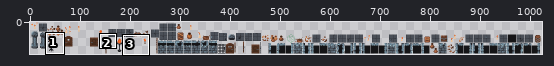
Sprite sheet -- core/src/assets/textures/entities.png. Above: a wide view before the commit, with the close-up outlined.
Close-up. First the earlier version:
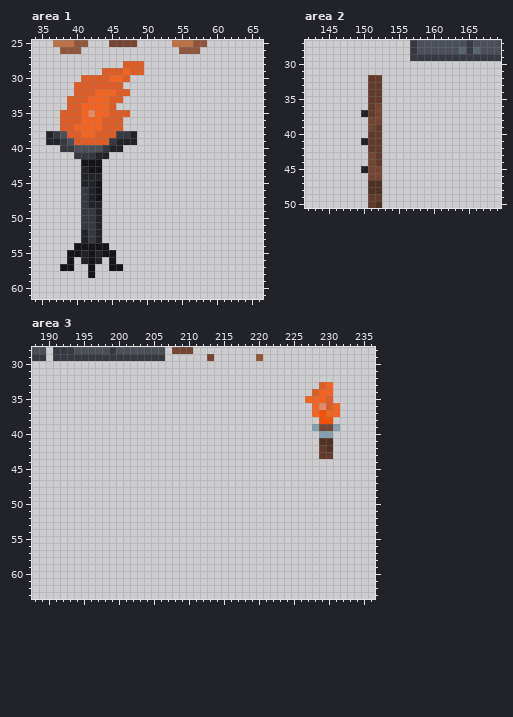
The file is 1024x64 pixels. Colours within 5 levels of each other are drawn and written as one. Shown: area 1: x 34..66, y 25..61; area 2: x 142..169, y 27..50; area 3: x 188..236, y 28..63. The old version is drawn lined up with the new one. The commit also changed other parts of the picture, which this record leaves out.
Once edited:
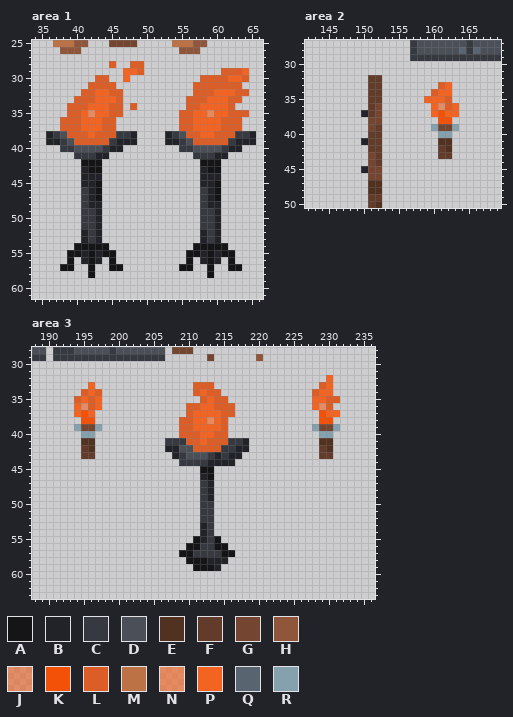
Palette (. is transparent): A #151517  B #222328  C #363940  D #4b5058  E #513120  F #623b2b  G #744632  H #8f563b  J #f3510784  K #f35107  L #dc5e26  M #bd7246  N #f36422a2  P #f36422  Q #586570  R #85a1ad
Change:
drawings rearranged on the sheet (the old picture shows each at its new place)
--- area 1
@@ x 34..66 @@
 27 .................................
-28 .............LLL.................
-29 ..........LLLPLL.................
-30 .......LLLLPPL...................
-31 ......LLLLLLL....................
-32 ......LLLPPPLL...................
-33 .....LLLPPPLL....................
-34 .....LLPPPPL.....................
-35 ....LLLPNPPLLL...................
-36 ....LLLPPPLLL....................
-37 ....LLPPPPLLL....................
-38 ..BCDLLPPLLLCCB..................
-39 ..BBCDLLLLLCBBB..................
-40 ....CCDDDDCBB....................
-41 ......CCCBB......................
-42 .......AAA.......................
-43 .......BAA.......................
-44 .......BBB.......................
-45 .......BBA.......................
-46 .......CBA.......................
-47 .......CBA.......................
-48 .......CBB.......................
-49 .......CCB.......................
-50 .......CCB.......................
-51 .......CCB.......................
-52 .......BCB.......................
-53 .......BCB.......................
-54 ......AAAAA......................
-55 .....AABABAA.....................
-56 .....A.BAB.A.....................
-57 ....AA..A..AA....................
-58 ........A........................
+28 ...........L..LL.................
+29 .............PPL...........LLLP..
+30 .........LL..P..........LLLLPPL..
+31 ........LLLL...........LLLLLLL...
+32 .......LLPPLL..........LLLPPPLL..
+33 ......LLLPPPL.........LLLPPPLL...
+34 .....LLLPPPLL.L.......LLPPPPL....
+35 .....LLPNPPLL........LLPPNPPLLL..
+36 ....LLLPPPLL.........LLPPPPLLL...
+37 ....LLLPPPLL.........LLPPPPLLL...
+38 ..BCDLLLPLLLCCB....BCDLLPPLLLCCB.
+39 ..BBCDLLLLLCBBB....BBCDLLLLLCBBB.
+40 ....CCDDDDCBB........CCDDDDCBB...
+41 ......CCCBB............CCCBB.....
+42 .......AAA..............AAA......
+43 .......BAA..............BAA......
+44 .......BBB..............BBB......
+45 .......BBA..............BBA......
+46 .......CBA..............CBA......
+47 .......CBA..............CBA......
+48 .......CBB..............CBB......
+49 .......CCB..............CCB......
+50 .......CCB..............CCB......
+51 .......CCB..............CCB......
+52 .......BCB..............BCB......
+53 .......BCB..............BCB......
+54 ......AAAAA............AAAAA.....
+55 .....AABABAA..........AABABAA....
+56 .....A.BAB.A..........A.BAB.A....
+57 ....AA..A..AA........AA..A..AA...
+58 ........A................A.......
 59 .................................
--- area 2
@@ x 157..165 @@
 32 .........
-33 .........
-34 .........
-35 .........
-36 .........
-37 .........
-38 .........
-39 .........
-40 .........
-41 .........
-42 .........
-43 .........
+33 ....LP...
+34 ...LPP...
+35 ..PPPL...
+36 ...PJLP..
+37 ...PKPP..
+38 ....KK...
+39 ...RGGR..
+40 ....RR...
+41 ....EE...
+42 ....FE...
+43 ....FF...
 44 .........
--- area 3
@@ x 188..236 @@
 31 .................................................
-32 .................................................
-33 .........................................LP......
-34 ........................................LPP......
-35 .......................................PPPL......
-36 ........................................PJLP.....
-37 ........................................PKPP.....
-38 .........................................KK......
-39 ........................................RGGR.....
-40 .........................................RR......
-41 .........................................EE......
-42 .........................................FE......
-43 .........................................FF......
-44 .................................................
-45 .................................................
-46 .................................................
-47 .................................................
-48 .................................................
-49 .................................................
-50 .................................................
-51 .................................................
-52 .................................................
-53 .................................................
-54 .................................................
-55 .................................................
-56 .................................................
-57 .................................................
-58 .................................................
-59 .................................................
+32 ..........................................P......
+33 ........P..............LLL...............LP......
+34 .......LPL.............LPLL.............LPP......
+35 ......LPLP..............LPLL............PPLL.....
+36 ......PJLP............LLPPLLL...........PJL......
+37 ......PKP.............LPPPPLL............KPP.....
+38 .......KK............LLPPNPL.............KK......
+39 ......RGGR...........LLPPPPL............RGGR.....
+40 .......RR............LLLPPLL.............RR......
+41 .......EE..........CCCLLPLLLCCB..........EE......
+42 .......FE..........BBDDLLLLCCBB..........FE......
+43 .......FF...........BCDDDCBCBB...........FF......
+44 .....................CCCCBBBB....................
+45 ........................AA.......................
+46 ........................BA.......................
+47 ........................CB.......................
+48 ........................CB.......................
+49 ........................CB.......................
+50 ........................CC.......................
+51 ........................CC.......................
+52 ........................CC.......................
+53 ........................BC.......................
+54 ........................BC.......................
+55 .......................ABCA......................
+56 ......................AACCAA.....................
+57 .....................AACCCCAA....................
+58 ......................AAABBB.....................
+59 .......................AAAB......................
 60 .................................................
